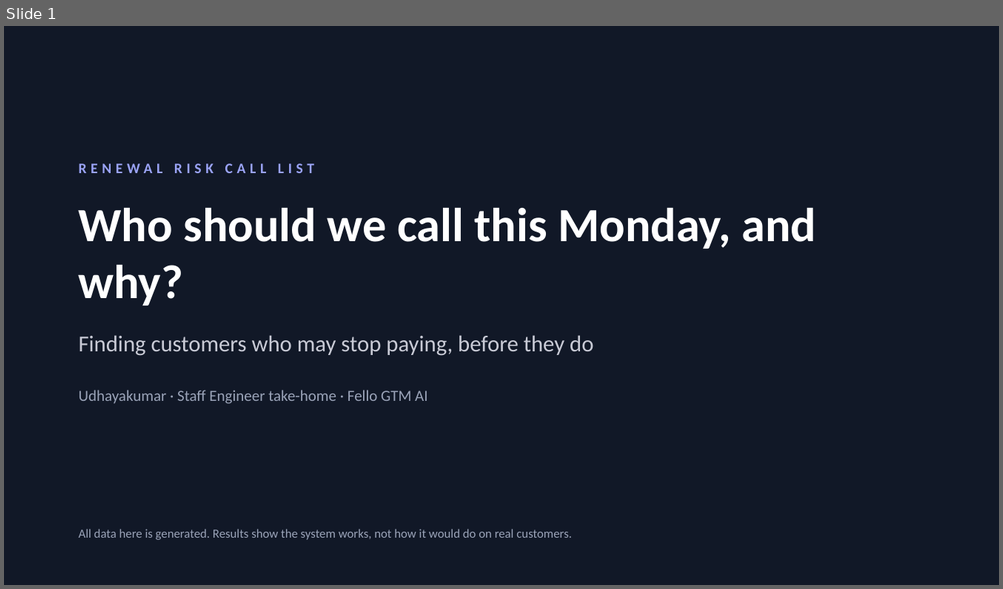
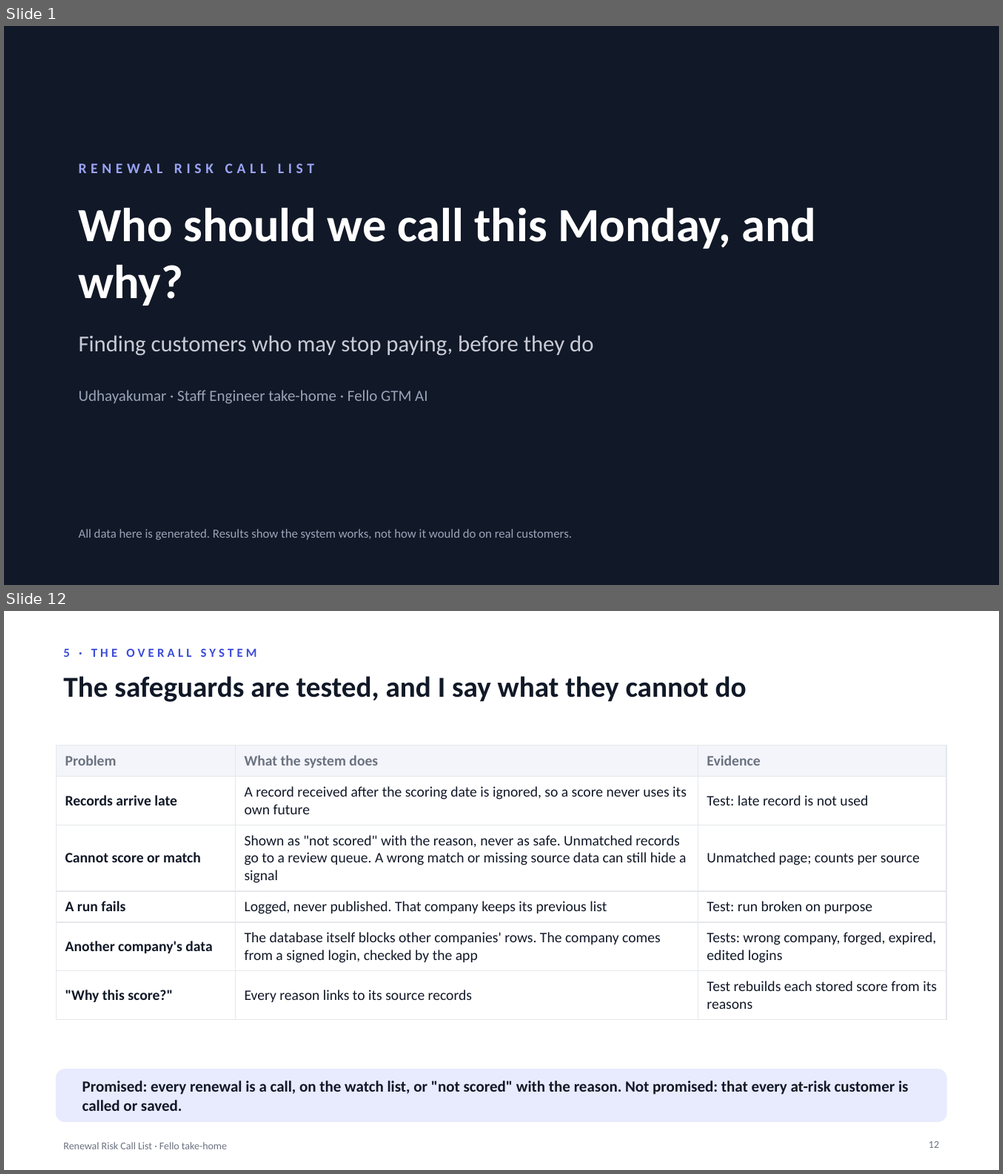
Before and after one commit to udhayakumaran/fello-renewal-risk, a slide deck: docs/renewal-risk-deck.pptx. Shown one above the other, each under a label of ours: slide 1 before the commit, slides 1 and 12 after it; the slides between them are not shown. The pictures are 1003x589 and 1003x1174 pixels, drawn with LibreOffice and Linux fonts; fonts in the diff are those of the drawing. Boxes give left, top, right and bottom in pixels: in the first picture for what was removed or moved away, otherwise in the second. Text is boxed around its words. In the diff, an @@ line names an element or a change of style, - is before the commit and + after.

```diff
--- a/docs/renewal-risk-deck.pptx
+++ b/docs/renewal-risk-deck.pptx
@@ slide 12 added at [4,611,999,1170], background #FFFFFF @@
@@ text added at [63,649,257,657], 12 pt, text #3B4BD8, bold @@
+5 · THE OVERALL SYSTEM
@@ text added at [63,676,746,702], 28 pt, text #111827, bold @@
+The safeguards are tested, and I say what they cannot do
@@ table added at [57,745,946,1012], 6 rows, 3 columns @@
+Problem | What the system does | Evidence
+Records arrive late | A record received after the scoring date is ignored, so a score never uses its own future | Test: late record is not used
+Cannot score or match | Shown as "not scored" with the reason, never as safe. Unmatched records go to a review queue. A wrong match or missing source data can still hide a signal | Unmatched page; counts per source
+A run fails | Logged, never published. That company keeps its previous list | Test: run broken on purpose
+Another company's data | The database itself blocks other companies' rows. The company comes from a signed login, checked by the app | Tests: wrong company, forged, expired, edited logins
+"Why this score?" | Every reason links to its source records | Test rebuilds each stored score from its reasons
@@ rounded rectangle added at [57,1070,946,1122], fill #E8EAFD, outline #E8EAFD 1 pt @@
@@ text added at [82,1081,908,1111], 15 pt, text #111827, bold @@
+Promised: every renewal is a call, on the watch list, or "not scored" with the reason. Not promised: that every at-risk customer is called or saved.
@@ text added at [63,1142,227,1150], 10 pt, text #6B7280 @@
+Renewal Risk Call List · Fello take-home
@@ page number added at [928,1142,939,1148], 10 pt, text #6B7280 @@
+12
```
Also in this commit, not shown: 8 slides changed, 9 other slides added, 4 slides removed, 6 other files.
